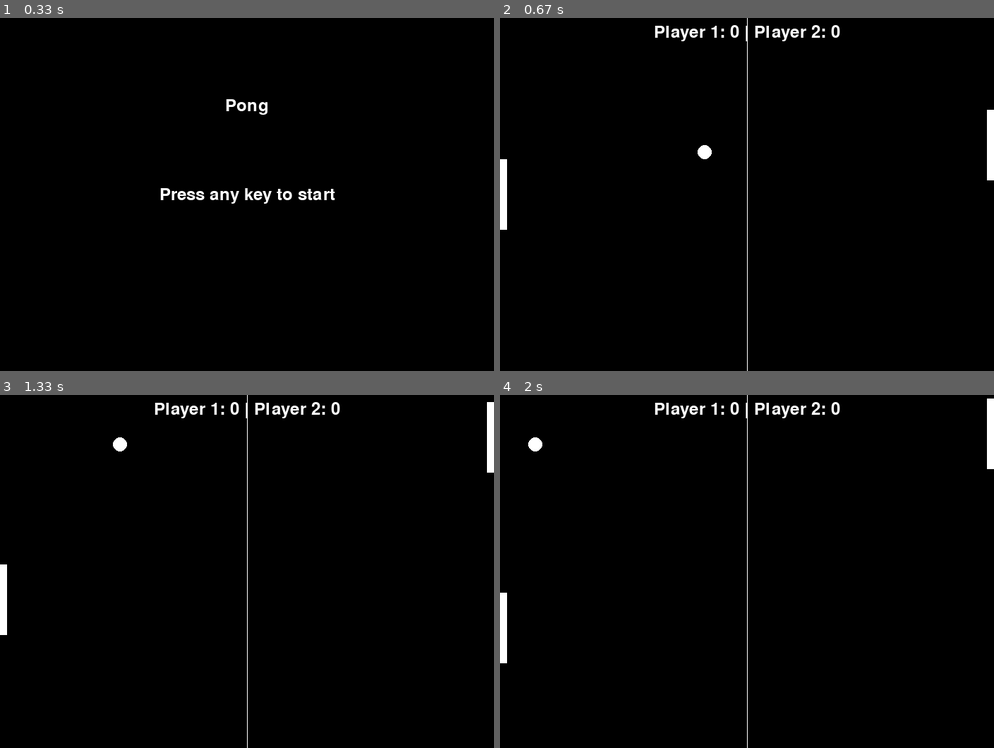
Above: before the commit, frames 1-4 (two rows, left to right).
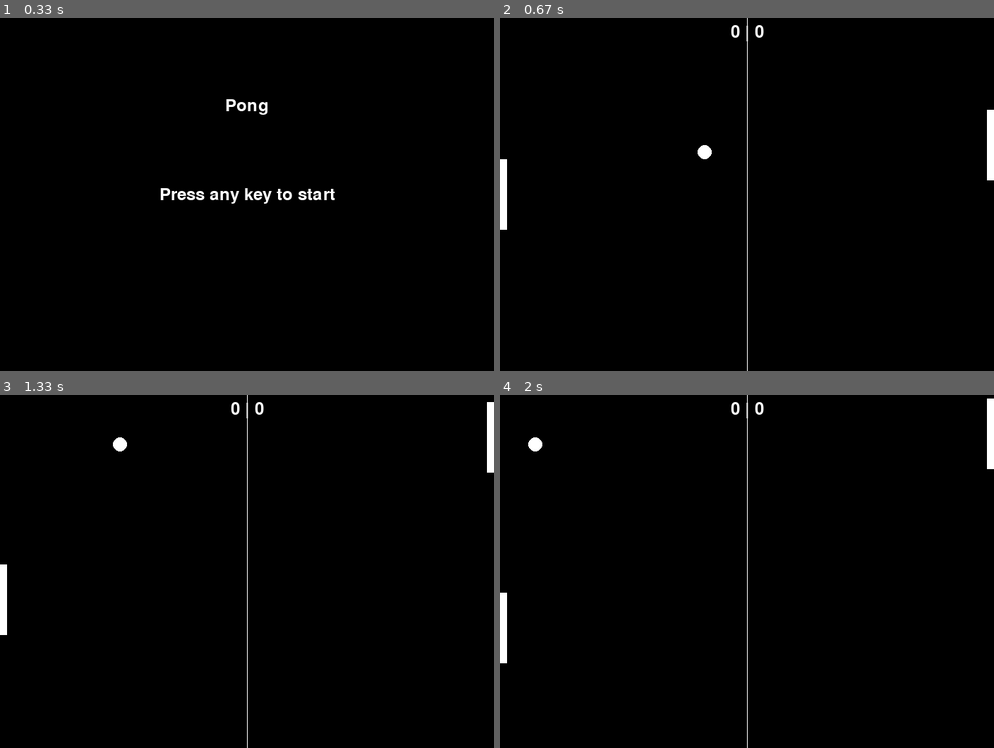
Above: after the commit, the same moments.

Repository: stealthness/PyGames
Game: pygame game, started from TestAIGenPongClone/Gemini/Main.py
Two runs of this game, one before a commit and one after it. Both use one fixed random seed, a clock stepped at 60 frames per second and the inputs below.
Inputs:
- Up to frame 1 (0.33 s): no input
- Up to frame 2 (0.67 s): hold Up from 0.33 s (still down)
- Up to frame 3 (1.33 s): release Up at 0.8 s; hold Down 0.83-1.13 s; hold S 0.83-1.13 s; hold Up from 1.17 s (still down); hold W from 1.17 s (still down)
- Up to frame 4 (2 s): release Up at 1.53 s; release W at 1.53 s; hold Down 1.57-1.93 s; hold S 1.57-1.93 s; hold Up from 1.97 s (still down); hold W from 1.97 s (still down)

Frame 1 is identical in both runs. In frame 2, 0.5% of the frame differs, in the area x 31-69%, y 2-7%; in frame 3, 0.5%; in frame 4, 0.5%.

Commit message:
fixing the issues prompt : modify the code; the score should only show the current score, not the player's name; the name should only be shown in the game over screen. Set the win condition to the first to 3, but set as variable so we could change later

Diff:
--- a/TestAIGenPongClone/Gemini/Main.py
+++ b/TestAIGenPongClone/Gemini/Main.py
@@ -27,6 +27,9 @@
 
 # Font for title screen and score
 font = pygame.font.Font(None, 36)
+
+# Winning score
+winning_score = 3
 
 # Create game objects
 class Paddle:
@@ -161,22 +164,28 @@
     # Game over
     if ball.x < 0:
         player2_score += 1
-        show_game_over_screen()
-        player1 = Paddle(0, height // 2 - paddle_height // 2)
-        player2 = Paddle(width - paddle_width, height // 2 - paddle_height // 2)
-        ball = Ball()
+        if player2_score >= winning_score:
+            show_game_over_screen()
+            player1_score = 0
+            player2_score = 0
+            player1 = Paddle(0, height // 2 - paddle_height // 2)
+            player2 = Paddle(width - paddle_width, height // 2 - paddle_height // 2)
+            ball = Ball()
     elif ball.x > width:
         player1_score += 1
-        show_game_over_screen()
-        player1 = Paddle(0, height // 2 - paddle_height // 2)
-        player2 = Paddle(width - paddle_width, height // 2 - paddle_height // 2)
-        ball = Ball()
+        if player1_score >= winning_score:
+            show_game_over_screen()
+            player1_score = 0
+            player2_score = 0
+            player1 = Paddle(0, height // 2 - paddle_height // 2)
+            player2 = Paddle(width - paddle_width, height // 2 - paddle_height // 2)
+            ball = Ball()
 
     # Draw everything
     screen.fill(black)
 
     # Draw score
-    score_text = font.render(f"Player 1: {player1_score} | Player 2: {player2_score}", True, white)
+    score_text = font.render(f"{player1_score} | {player2_score}", True, white)
     score_rect = score_text.get_rect(center=(width // 2, 20))
     screen.blit(score_text, score_rect)
 
